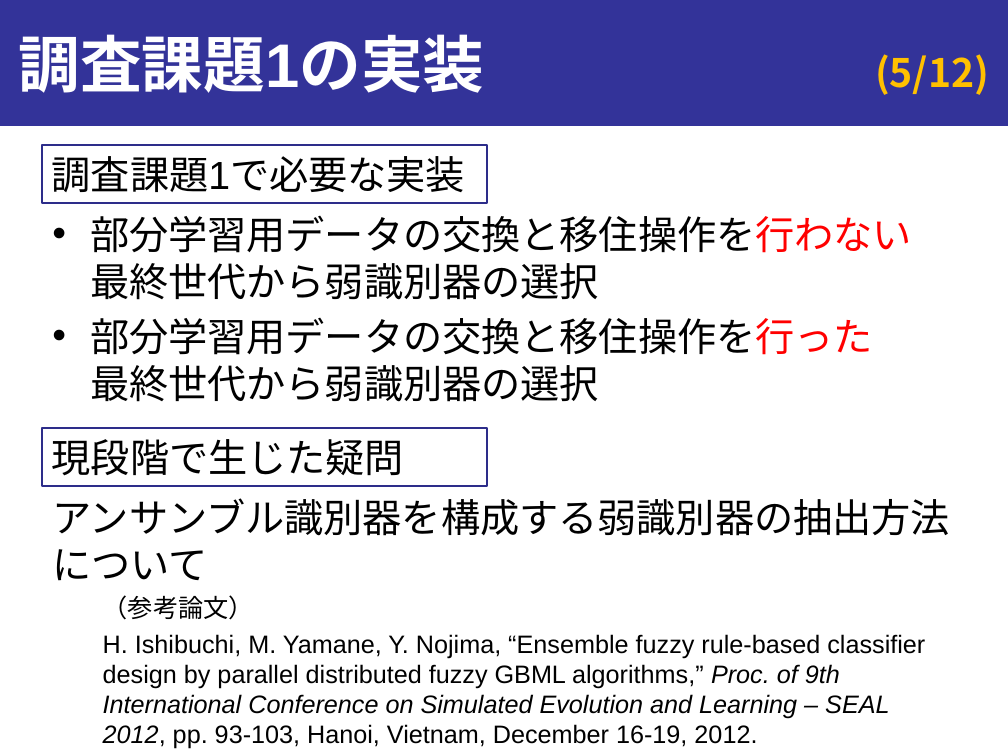
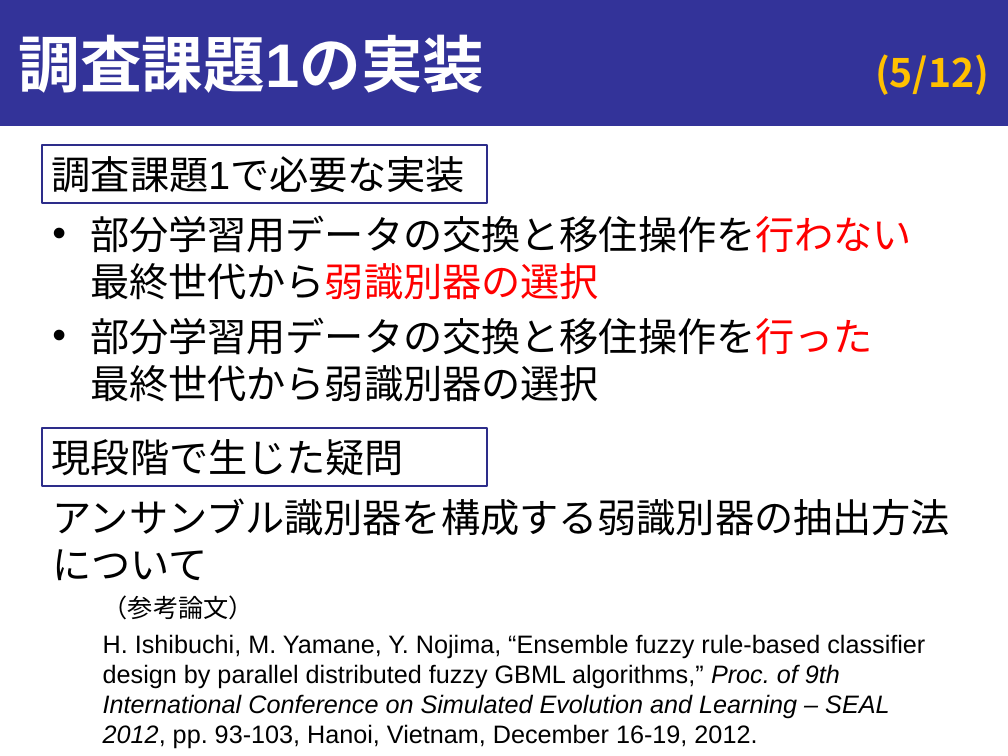
Before and after one commit to onikUone/Junior, a slide deck: slide 5 of 進捗報告_第1回_20190108.pptx. Drawn at 1008x756 pixels with LibreOffice and Linux fonts; fonts in the diff are those of the drawing. Boxes give left, top, right and bottom in pixels: in the first picture for what was removed or moved away, otherwise in the second. Text is boxed around its words. In the diff, an @@ line names an element or a change of style, - is before the commit and + after.

Commit message:
1/8 11:49

```diff
--- a/進捗報告_第1回_20190108.pptx
+++ b/進捗報告_第1回_20190108.pptx
@@ text at (90, 215, 912, 300): text colour #000000 to #FF0000 in "最終世代から弱識別器の選択" @@
```
